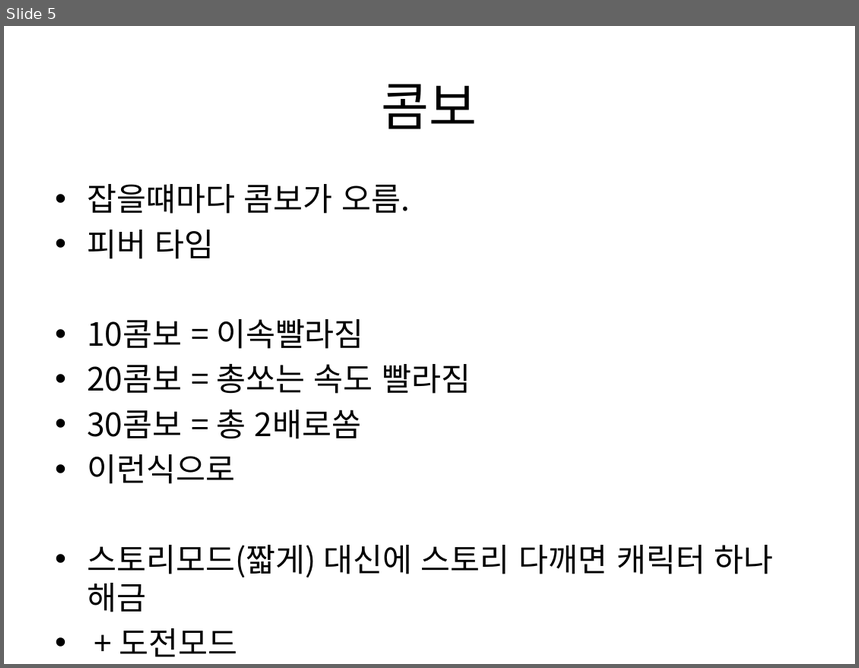
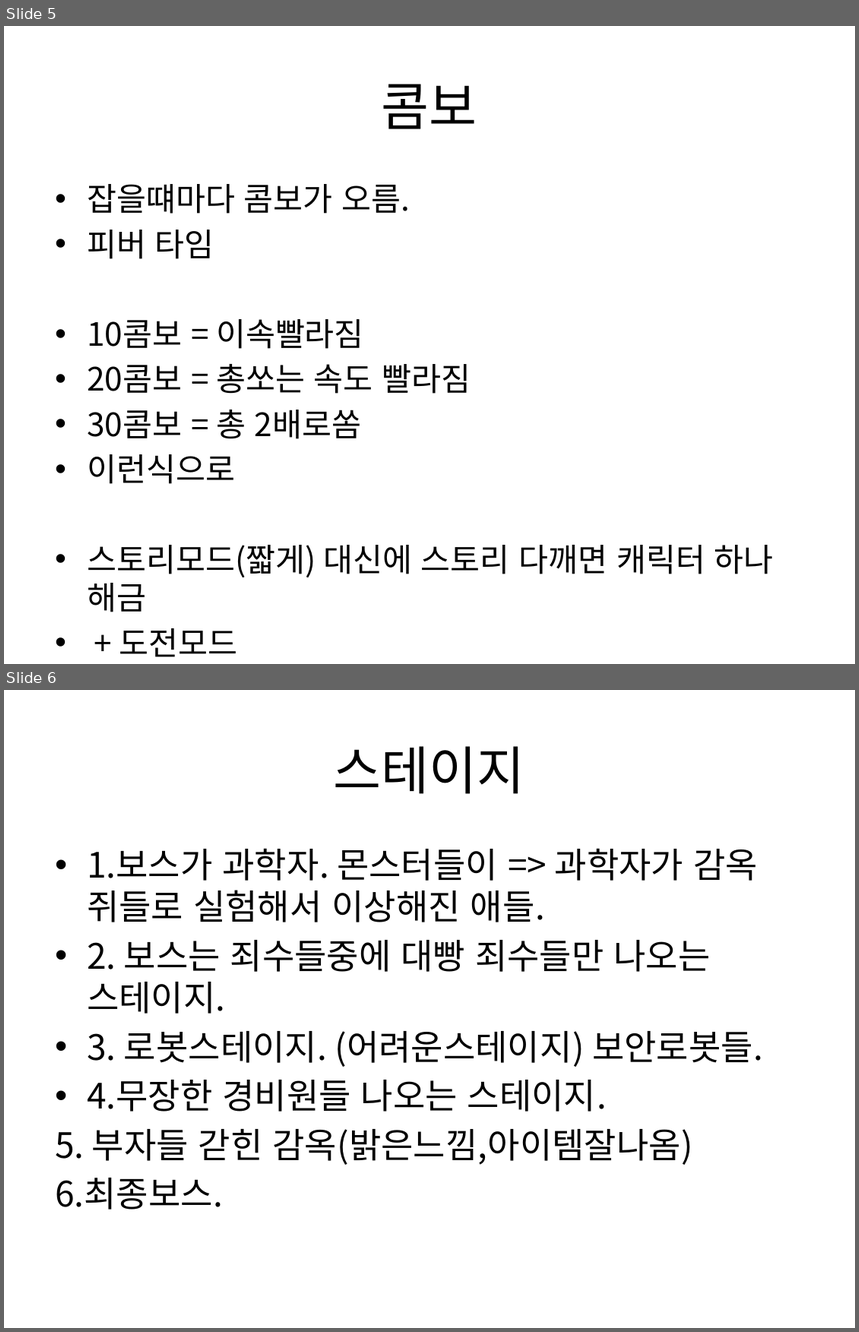
Before and after one commit to gkdlgndpdu/EscapeJail, a slide deck: EscapeJail/Assets/기획/스테이지1기획.pptx. Shown one above the other, each under a label of ours: slide 5 before the commit, slides 5 and 6 after it. The pictures are 859x668 and 859x1332 pixels, drawn with LibreOffice and Linux fonts; fonts in the diff are those of the drawing. Boxes give left, top, right and bottom in pixels: in the first picture for what was removed or moved away, otherwise in the second. Text is boxed around its words. In the diff, an @@ line names an element or a change of style, - is before the commit and + after.

```diff
--- a/EscapeJail/Assets/기획/스테이지1기획.pptx
+++ b/EscapeJail/Assets/기획/스테이지1기획.pptx
@@ slide 6 added at box(4, 690, 855, 1328), background #FFFFFF @@
@@ title added at box(334, 746, 525, 794), 44 pt, text #000000 @@
+스테이지
@@ text added at box(55, 848, 763, 1210), 29.6 pt, text #000000 @@
+• 1.보스가 과학자. 몬스터들이 => 과학자가 감옥 쥐들로 실험해서 이상해진 애들.
+• 2. 보스는 죄수들중에 대빵 죄수들만 나오는 스테이지.
+• 3. 로봇스테이지. (어려운스테이지) 보안로봇들.
+• 4.무장한 경비원들 나오는 스테이지.
+5. 부자들 갇힌 감옥(밝은느낌,아이템잘나옴)
+6.최종보스.
```
Also in this commit, not shown: 1 slide changed, 1 slide removed, 24 other files.
